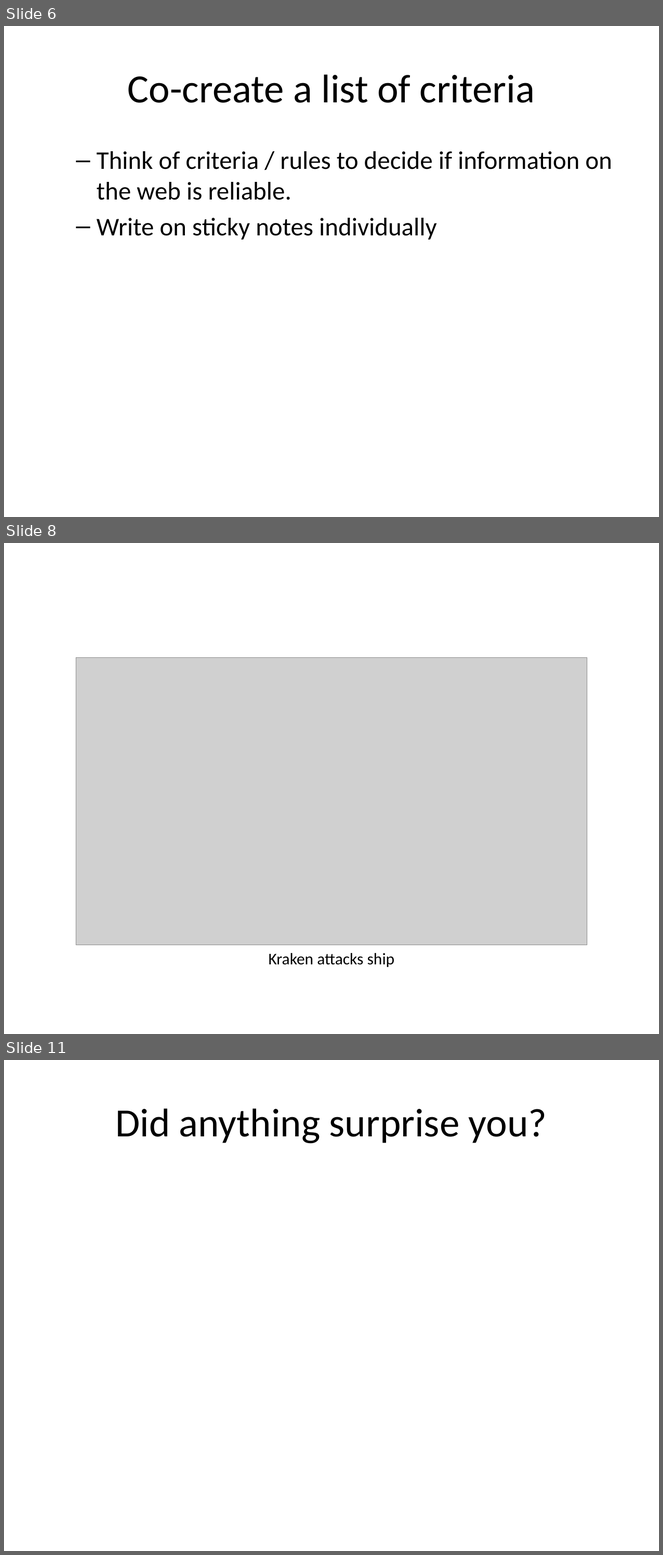
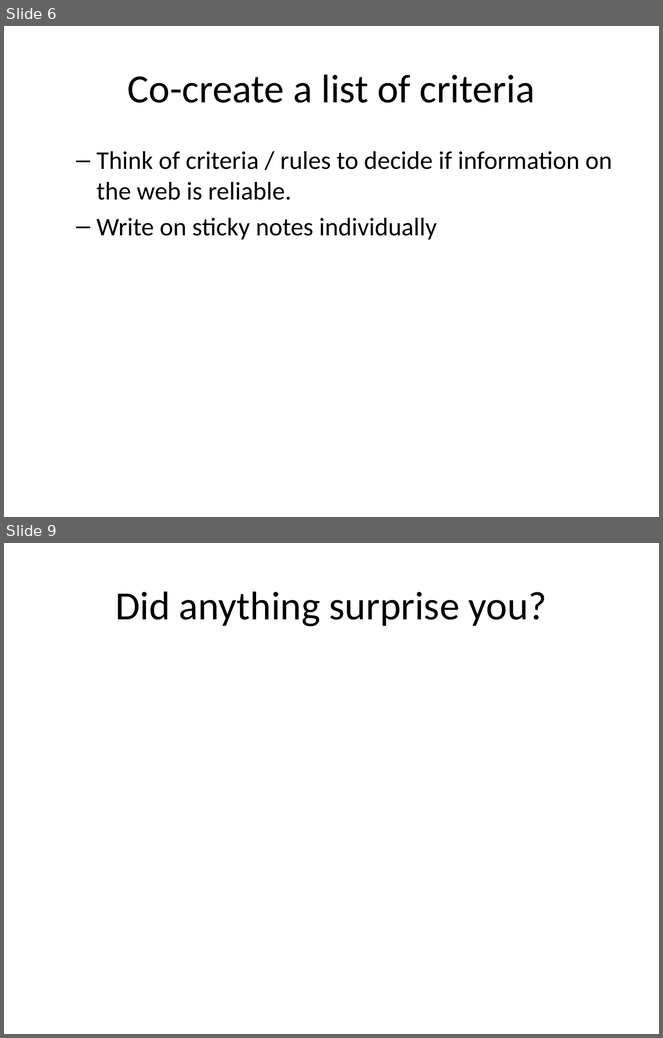
Before and after one commit to mr-eggleton/web-lit-core, a slide deck: powerpoints/05-web-detective.pptx. Shown one above the other, each under a label of ours: slides 6, 8 and 11 before the commit, slides 6 and 9 after it; the slides between them are not shown. The pictures are 663x1555 and 663x1038 pixels, drawn with LibreOffice and Linux fonts; fonts in the diff are those of the drawing; grey boxes stand for pictures. Boxes give left, top, right and bottom in pixels: in the first picture for what was removed or moved away, otherwise in the second. Text is boxed around its words. In the diff, an @@ line names an element or a change of style, - is before the commit and + after.

Commit message:
Fixes Kraken page

```diff
--- a/powerpoints/05-web-detective.pptx
+++ b/powerpoints/05-web-detective.pptx
@@ slide 8 removed at <box>4,543,659,1034</box>, background #FFFFFF @@
@@ picture removed at <box>76,657,588,945</box> @@
@@ text removed at <box>269,953,395,967</box> @@
-Kraken attacks ship
@@ what was slide 11 is now slide 9 @@
```
Also in this commit, not shown: 2 slides changed, 1 other slide removed, 3 other files.
